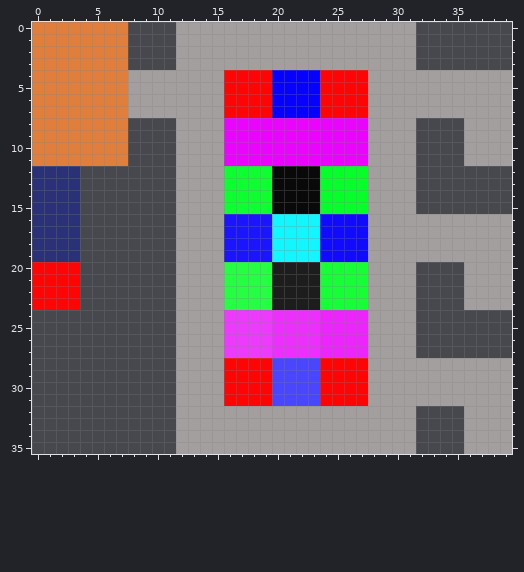
One commit to this pixel-art sprite: Resources/Enemy/Enemy-Beatbox Down.png. This is how it looked before the edit.
The file is 40x36 pixels. Pixels under 10% opacity are left out. Colours within 5 levels of each other are drawn and written as one.
After:
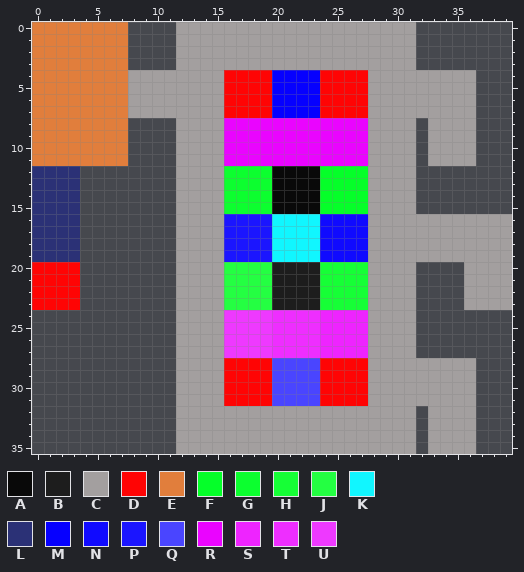
Palette (. is transparent): A #090909  B #1d1d1d  C #a39f9f  D #ff0404  E #e17e3c  F #05ff29  G #0cff2f  H #16ff36  J #24ff42  K #11f6ff  L #2b3176  M #0600ff  N #100aff  P #1b15ff  Q #4a45ff  R #ea04ff  S #ee24ff  T #ee2eff  U #ee39ff
Message: Enemy Beatbox Movement and fire
Edits made:
Colour C is added in rows 8 to 11 at x 33 to 35; in rows 32 to 35 at x 33 to 35.
Colour C is removed in rows 4 to 11 at x 37 to 39; in rows 28 to 35 at x 37 to 39.
Changed places in both pictures, as pixel boxes (x1, y1, x2, y2):
changed: (428, 70, 512, 166)
changed: (428, 358, 512, 454)
